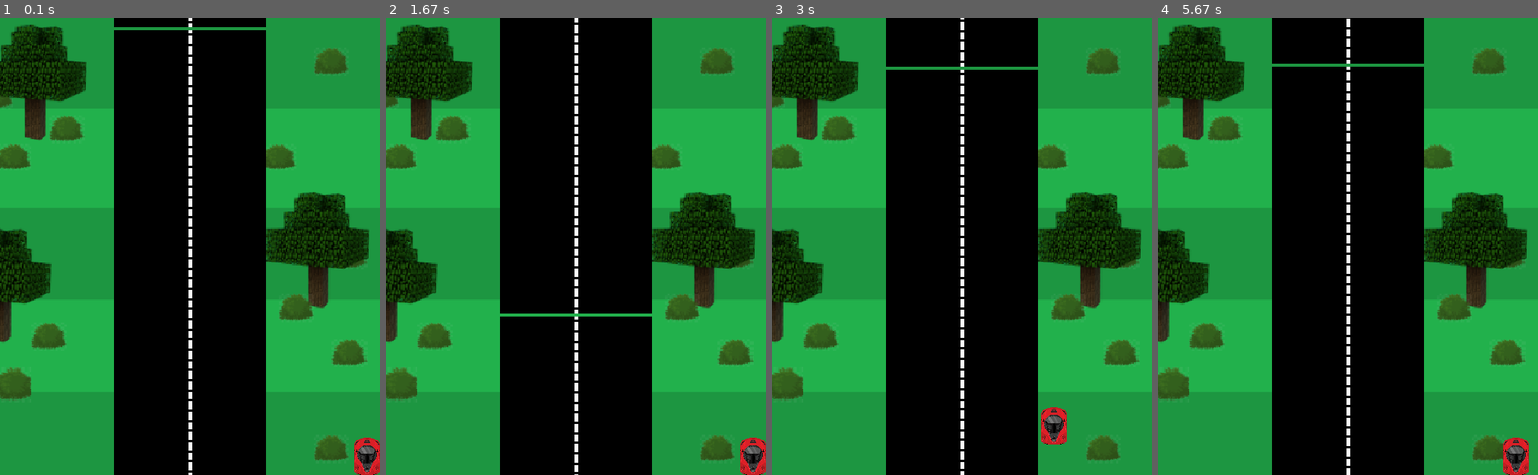
Above: before the commit, frames 1-4 (left to right).
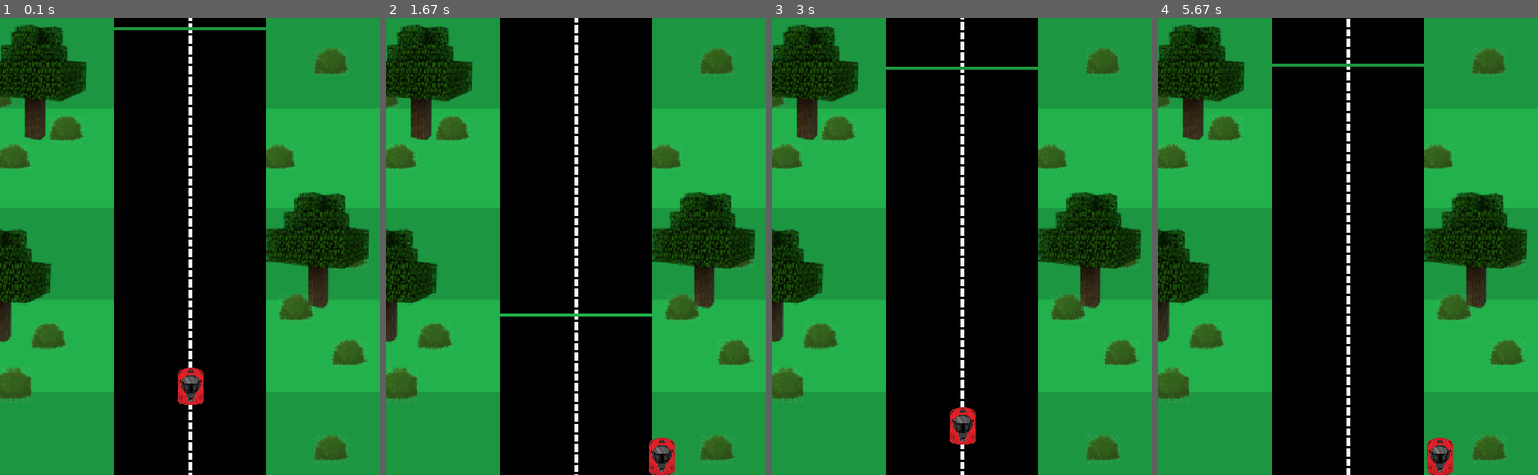
Above: after the commit, the same moments.

Repository: ferclima/pygame
Game: pygame game, started from codigo do jogo.py
Same seed, same stepped clock (60 frames per second), same inputs: the game is played once before the commit and once after it.
Inputs:
- Up to frame 1 (0.1 s): no input
- Up to frame 2 (1.67 s): hold Right 0.33-0.8 s; hold Up 0.83-1.13 s; hold Right 1.17-1.63 s
- Up to frame 3 (3 s): hold Left 1.67-2.2 s; hold Left 2.23-2.63 s; hold Up from 2.67 s (still down)
- Up to frame 4 (5.67 s): release Up at 3.03 s; hold Right 3.07-3.7 s; hold Left 3.73-4.2 s; hold Right 4.23-4.7 s; hold Up 4.73-5.03 s; hold Right 5.07-5.53 s; hold Left from 5.57 s (still down)

The runs differ from the first frame. In frame 1, 1.0% of the frame differs, in the area x 46-100%, y 76-100%; in frame 2, 1.1%; in frame 3, 1.0%; in frame 4, 1.1%, in the area x 70-98%, y 91-100%.

Commit message:
correções

Diff:
--- a/codigo do jogo.py
+++ b/codigo do jogo.py
@@ -49,8 +49,8 @@
         self.rect = self.image.get_rect()
         self.speedx = 0
         self.speedy = 4
-        self.rect.centerx = WIDTH
-        self.rect.bottom = HEIGHT +100
+        self.rect.centerx = WIDTH /2
+        self.rect.bottom = HEIGHT - 100
 
     def update(self):
         # Atualização da posição da nave
